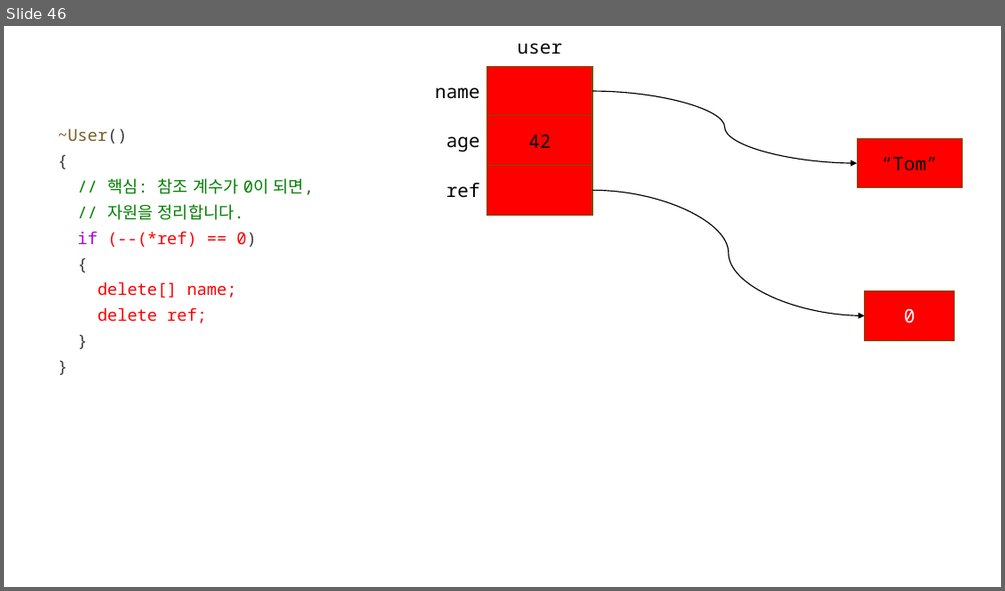
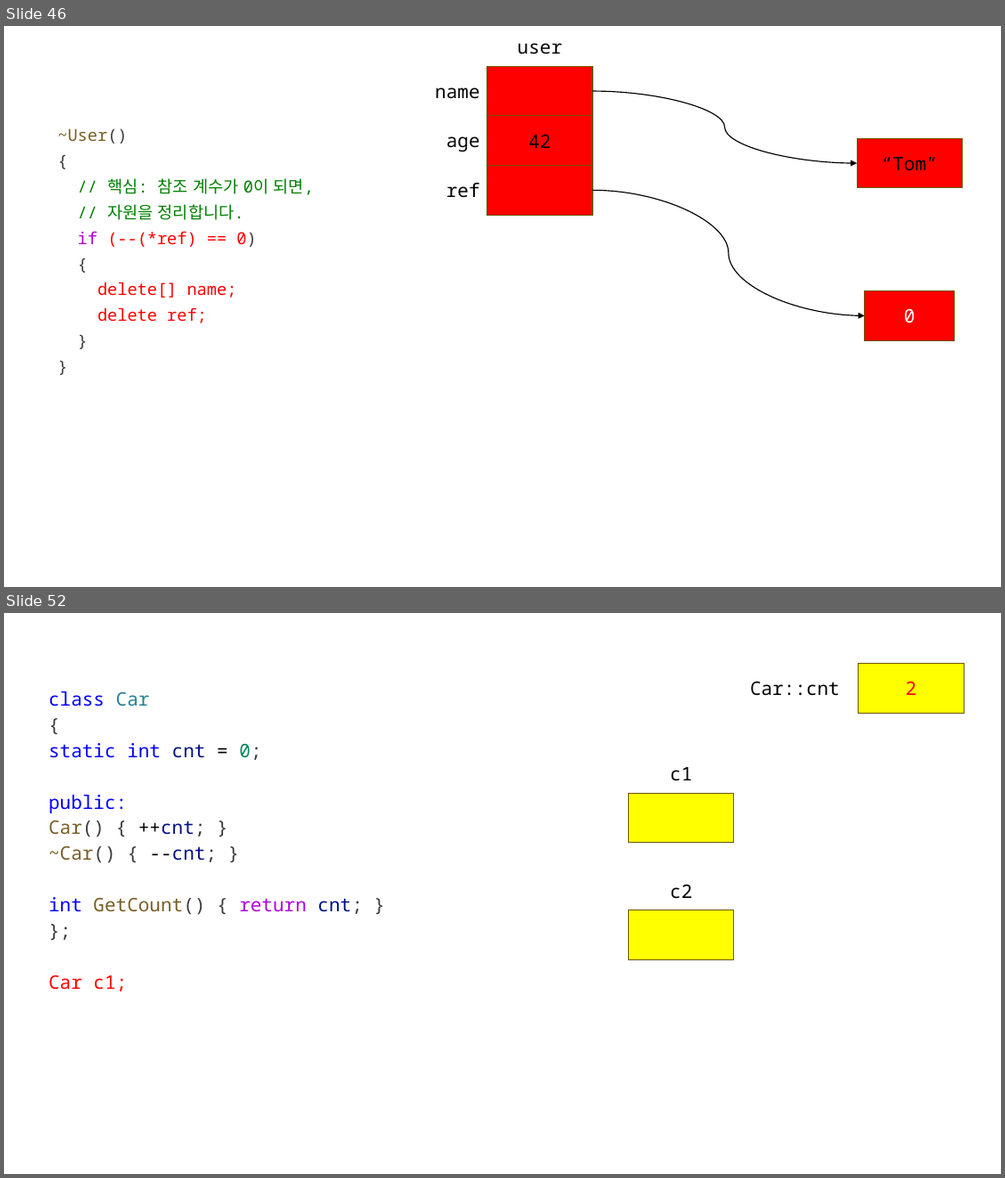
Before and after one commit to yoondev-classroom/cpp_250512, a slide deck: cpp_250512.pptx. Shown one above the other, each under a label of ours: slide 46 before the commit, slides 46 and 52 after it; the slides between them are not shown. The pictures are 1005x591 and 1005x1178 pixels, drawn with LibreOffice and Linux fonts; fonts in the diff are those of the drawing. Boxes give left, top, right and bottom in pixels: in the first picture for what was removed or moved away, otherwise in the second. Text is boxed around its words. In the diff, an @@ line names an element or a change of style, - is before the commit and + after.

```diff
--- a/cpp_250512.pptx
+++ b/cpp_250512.pptx
@@ slide 52 added at (x1=4, y1=613, x2=1001, y2=1174), background #FFFFFF @@
@@ rectangle added at (x1=858, y1=663, x2=964, y2=713), fill #FFFF00, outline #705400 1 pt, 18 pt, text #FF0000 @@
+2
@@ text added at (x1=48, y1=691, x2=362, y2=991), 18 pt, text #0000FF @@
+class Car
+{
+static int cnt = 0;
+public:
+Car() { ++cnt; }
+~Car() { --cnt; }
+int GetCount() { return cnt; }
+};
+Car c1;
@@ text added at (x1=750, y1=681, x2=840, y2=696), 18 pt, text #000000 @@
+Car::cnt
@@ text added at (x1=670, y1=767, x2=692, y2=781), 18 pt, text #000000 @@
+c1
@@ rectangle added at (x1=629, y1=793, x2=734, y2=843), fill #FFFF00, outline #705400 1 pt @@
@@ text added at (x1=670, y1=884, x2=692, y2=899), 18 pt, text #000000 @@
+c2
@@ rectangle added at (x1=629, y1=910, x2=734, y2=959), fill #FFFF00, outline #705400 1 pt @@
```
Also in this commit, not shown: 5 other slides added, 2 other files.
